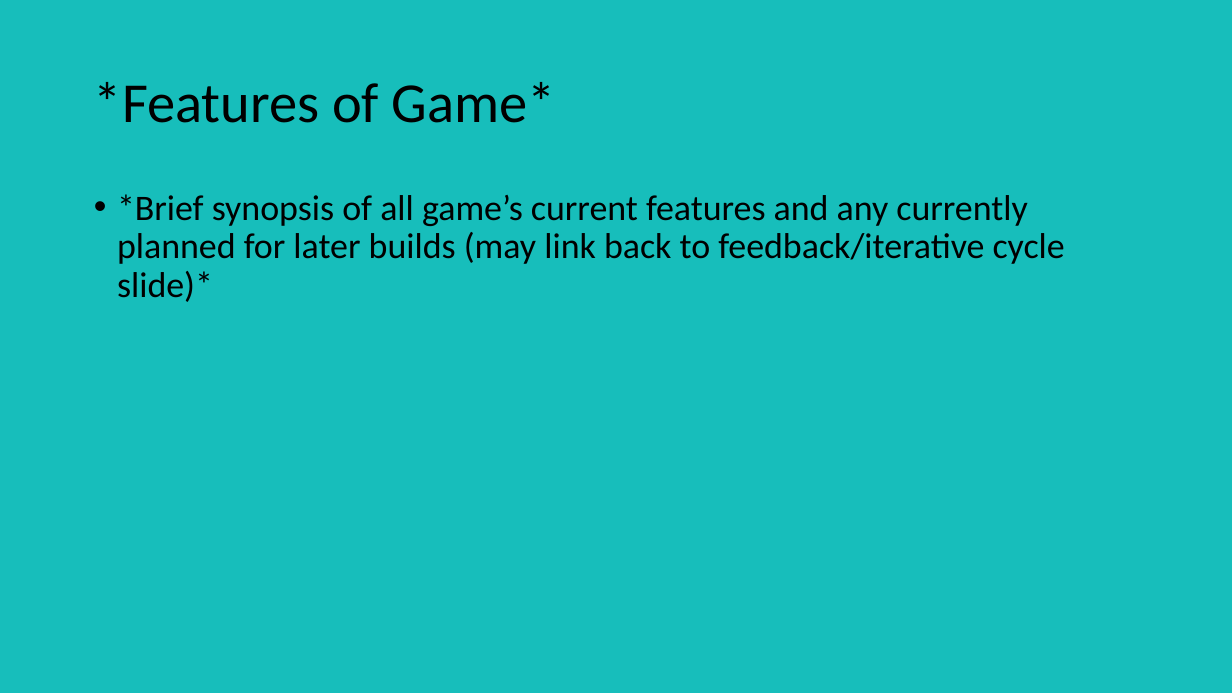
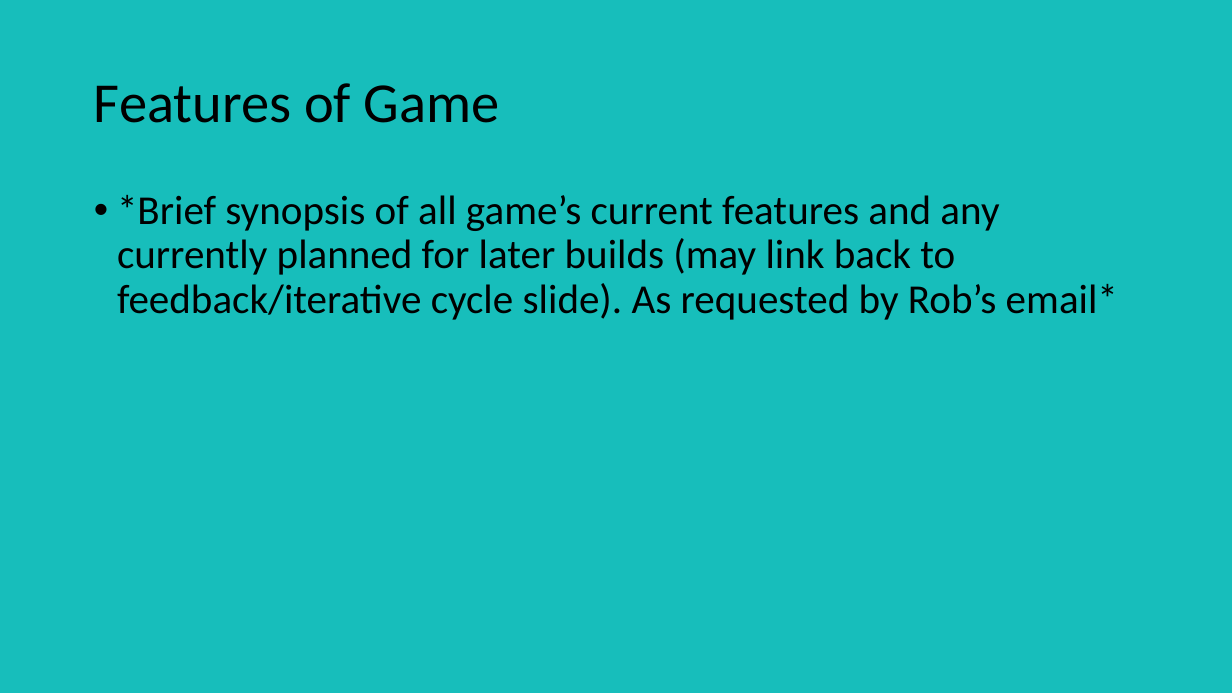
Before and after one commit to UoSGroupProjects1718/mgp-mgp-group-6, a slide deck: slide 10 of Pitch Presentations/Second Pitch Template.pptx (slide 9 before the commit). Drawn at 1232x693 pixels with LibreOffice and Linux fonts; fonts in the diff are those of the drawing. Boxes give left, top, right and bottom in pixels: in the first picture for what was removed or moved away, otherwise in the second. Text is boxed around its words. In the diff, an @@ line names an element or a change of style, - is before the commit and + after.

Commit message:
Uploaded Revised Presentation PowerPoint
Also uploaded appropriate stock images (edited and otherwise) for potential later use.

```diff
--- a/Pitch Presentations/Second Pitch Template.pptx
+++ b/Pitch Presentations/Second Pitch Template.pptx
@@ title at [94,83,500,123]: text changed @@
-*Features of Game*
+Features of Game
@@ text at [117,195,1118,320]: text changed; size 28 to 32 pt @@
-• *Brief synopsis of all game’s current features and any currently planned for later builds (may link back to feedback/iterative cycle slide)*
+• *Brief synopsis of all game’s current features and any currently planned for later builds (may link back to feedback/iterative cycle slide). As requested by Rob’s email*
```
Also in this commit, not shown: 7 other slides changed, 4 slides added, 1 slide removed, 8 other files.
